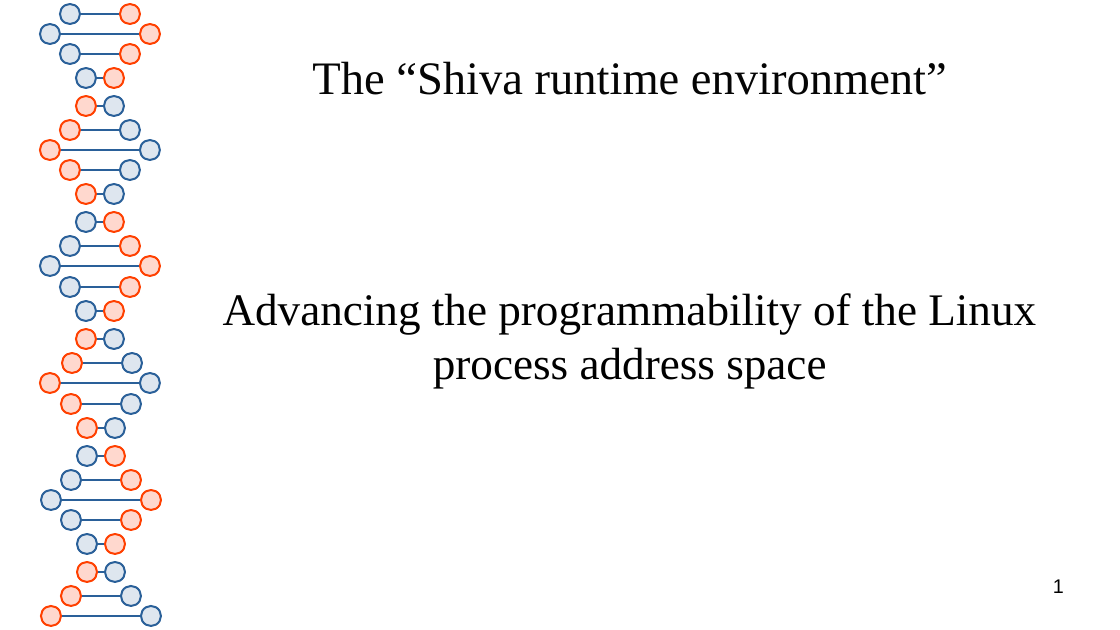
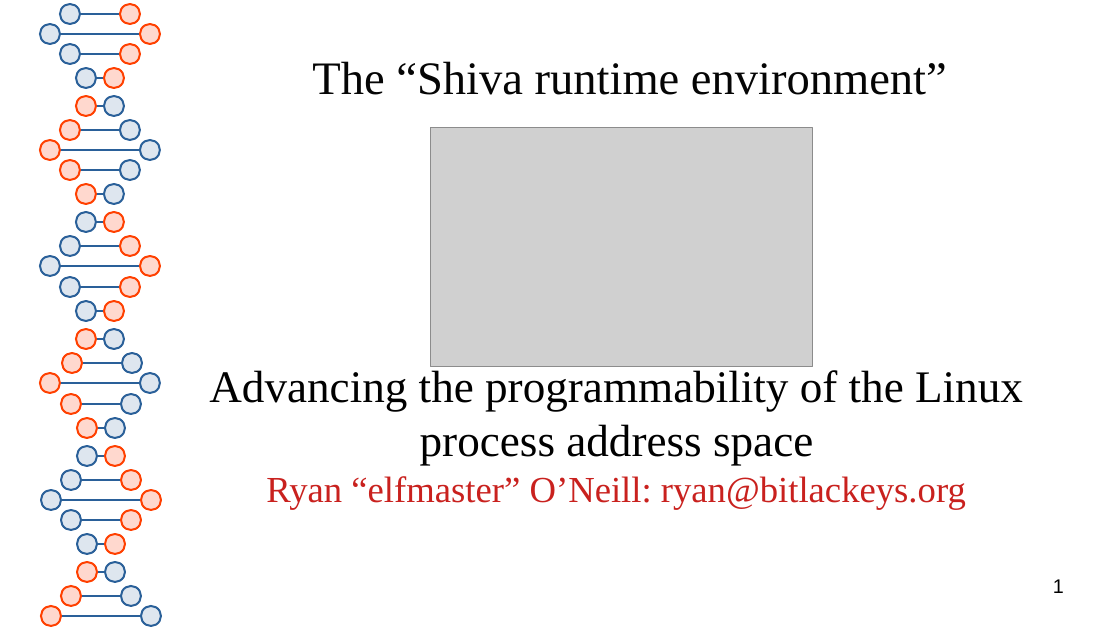
Before and after one commit to elfmaster/shiva, a slide deck: slide 1 of presentation/shiva_runtime.odp. Drawn at 1120x630 pixels with LibreOffice and Linux fonts; fonts in the diff are those of the drawing; grey boxes stand for pictures. Boxes give left, top, right and bottom in pixels: in the first picture for what was removed or moved away, otherwise in the second. Text is boxed around its words. In the diff, an @@ line names an element or a change of style, - is before the commit and + after.

```diff
--- a/presentation/shiva_runtime.odp
+++ b/presentation/shiva_runtime.odp
@@ subtitle "Advancing the programmability of the ...": place and size @@
-subtitle "Advancing the programmability of the ..." at <box>223,293,1036,389</box>
+subtitle "Advancing the programmability of the ..." at <box>209,370,1023,510</box>
@@ picture added at <box>431,128,813,367</box> @@
@@ subtitle at <box>266,476,966,510</box>: paragraph added @@
+Ryan “elfmaster” O’Neill: ryan@bitlackeys.org
```
Also in this commit, not shown: 2 other slides changed, 1 slide added, 1 slide removed, 1 other file.
